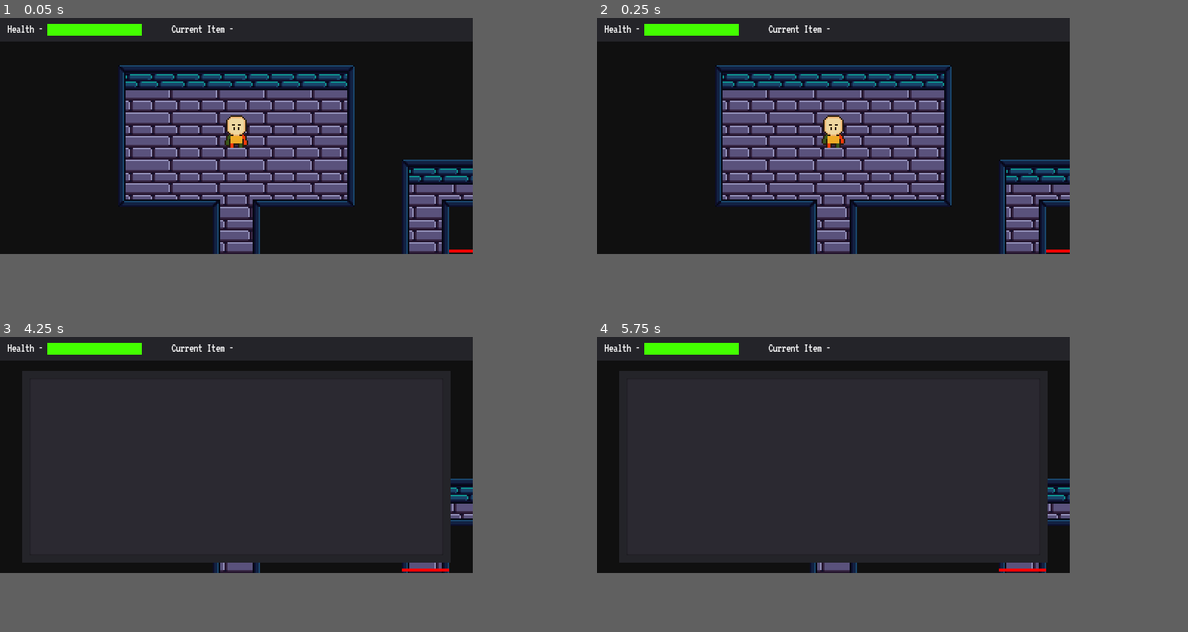
Above: before the commit, frames 1-4 (two rows, left to right).
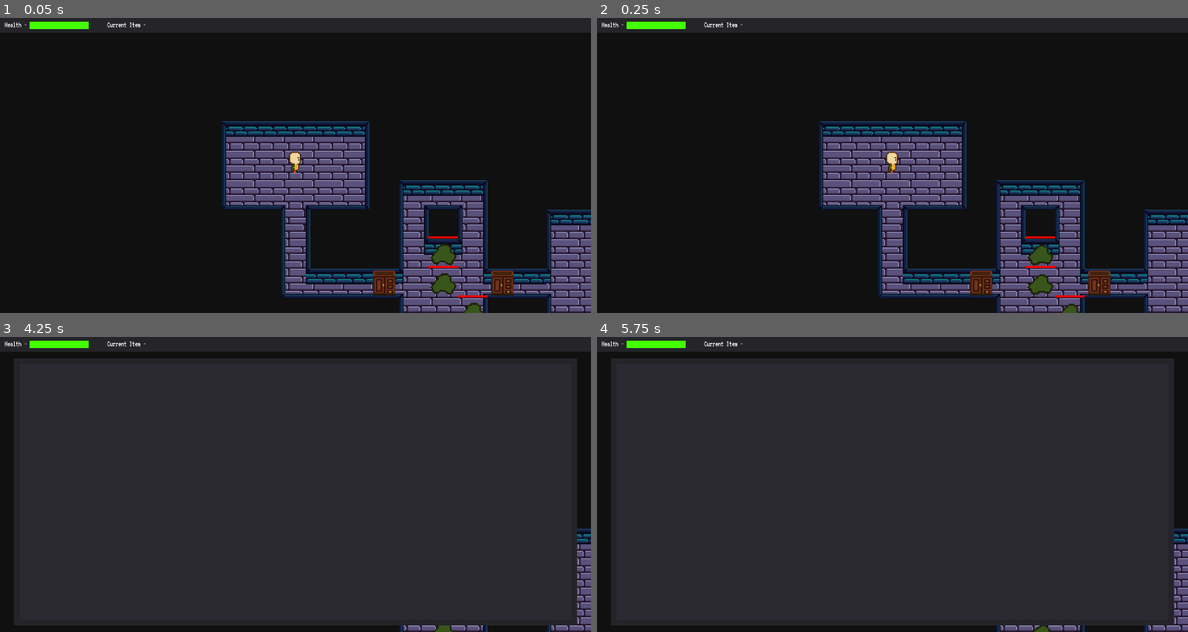
Above: after the commit, the same moments.

Repository: Nairu/CGJ-2019
Game: Godot game, scene res://Scenes/Level1.tscn
Same seed, same stepped clock (60 frames per second), same inputs: the game is played once before the commit and once after it.
Inputs:
- Up to frame 1 (0.05 s): no input
- Up to frame 2 (0.25 s): no input
- Up to frame 3 (4.25 s): hold Right (right) 0.53-1.28 s; tap Space (space) every 0.75 s from 0.6 to 3.6 s; hold Down (down) 1.28-2.03 s; tap Enter at 2 s; hold Right (right) 2.03-2.78 s; hold Up (up) 2.78-3.53 s; hold Left (left) from 3.53 s (still down); tap Escape (esc) at 4.15 s
- Up to frame 4 (5.75 s): tap Space (space) at 4.35, 5, 5.1 s; release Left (left) at 5.03 s; hold Down (down) from 5.03 s (still down)
In our replay, the window is 640x320 before the commit and 800x400 after it. These sizes can differ from the game's own. Grey fills any space a smaller window leaves; there, only what the larger window draws over its background counts as a difference.

The runs differ from the first frame. In frame 1, 35% of the frame differs, in the area x 0-100%, y 0-100%; in frame 2, 35%; in frame 3, 16%; in frame 4, 16%.

Commit message:
Added lever logic to let us set up puzzles etc

Diff:
--- a/CGJ-2019/Enemies/EnemyBookcase.gd
+++ b/CGJ-2019/Enemies/EnemyBookcase.gd
@@ -66,7 +66,8 @@
 	health_bar.rect_size.x = ProjectGlobals.TILE_SIZE * current_health / max_health
 	dead = current_health == 0
 
-	if randf() <= item_drop_chance and potential_item_drops.size() > 0:
+	if dead:
+		if randf() <= item_drop_chance and potential_item_drops.size() > 0:
 			potential_item_drops.shuffle()
 			var item_inst = load(potential_item_drops[0]).instance()
 			item_inst.position = position
--- a/CGJ-2019/FeatureManager.gd
+++ b/CGJ-2019/FeatureManager.gd
@@ -21,7 +21,10 @@
 		data.shuffle()
 
 	for i in ProjectGlobals.FEATURE_TYPE.values():
-		type_map[i] = sprites[data[i]]
+		if i == ProjectGlobals.FEATURE_TYPE.Lever:
+			type_map[i] = load("res://Sprites/lever-up-front.png")
+		else:
+			type_map[i] = sprites[data[i]]
 
 	for feature in get_children():
 		feature.set_sprite(type_map[feature.type])
@@ -33,6 +36,7 @@
 	description_map[ProjectGlobals.FEATURE_TYPE.Chest] = "This squat wooden box contains interesting items..."
 	description_map[ProjectGlobals.FEATURE_TYPE.ChestDrawer] = "This wooden structure contains many hats..."
 	description_map[ProjectGlobals.FEATURE_TYPE.Bookcase] = "This tall wooden object seems to be stacked with books..."
+	description_map[ProjectGlobals.FEATURE_TYPE.Stairs] = "The floor goes upwards here, taking me to another floor..."
 
 func feature_interact(x, y):
 	var feature = get_feature(x, y)
--- /dev/null
+++ b/CGJ-2019/Features/Lever.gd
@@ -0,0 +1,22 @@
+extends "res://Features/Feature.gd"
+
+export(Array) var toggled_items
+export(bool) var down = false
+
+export(Texture) var lever_up
+export(Texture) var lever_down
+
+# Called when the node enters the scene tree for the first time.
+func _ready():
+	$Sprite.texture = lever_down if down else lever_up
+
+func _process(delta):
+	$Sprite.texture = lever_down if down else lever_up
+
+func interact():
+	down = !down
+	for item in toggled_items:
+		get_node(item).visible = !get_node(item).visible
+
+	$Sprite.texture = lever_down if down else lever_up
+	return ""
--- /dev/null
+++ b/CGJ-2019/Features/Lever.tscn
@@ -0,0 +1,22 @@
+[gd_scene load_steps=5 format=2]
+
+[ext_resource path="res://Features/Lever.gd" type="Script" id=1]
+[ext_resource path="res://Sprites/lever-up-front.png" type="Texture" id=2]
+[ext_resource path="res://Sprites/lever-down-front.png" type="Texture" id=3]
+
+[sub_resource type="RectangleShape2D" id=1]
+extents = Vector2( 16, 16 )
+
+[node name="Lever" type="KinematicBody2D"]
+script = ExtResource( 1 )
+type = 6
+lever_up = ExtResource( 2 )
+lever_down = ExtResource( 3 )
+
+[node name="Sprite" type="Sprite" parent="."]
+texture = ExtResource( 2 )
+centered = false
+
+[node name="CollisionShape2D" type="CollisionShape2D" parent="."]
+position = Vector2( 16, 16 )
+shape = SubResource( 1 )
--- /dev/null
+++ b/CGJ-2019/Features/Stairs.tscn
@@ -0,0 +1,19 @@
+[gd_scene load_steps=4 format=2]
+
+[ext_resource path="res://LevelTransition.gd" type="Script" id=1]
+[ext_resource path="res://Sprites/stairs-side-1.png" type="Texture" id=2]
+
+[sub_resource type="RectangleShape2D" id=1]
+extents = Vector2( 16, 16 )
+
+[node name="Stairs" type="KinematicBody2D"]
+script = ExtResource( 1 )
+type = 5
+
+[node name="Sprite" type="Sprite" parent="."]
+texture = ExtResource( 2 )
+centered = false
+
+[node name="CollisionShape2D" type="CollisionShape2D" parent="."]
+position = Vector2( 16, 16 )
+shape = SubResource( 1 )
--- a/CGJ-2019/GameLoop.gd
+++ b/CGJ-2019/GameLoop.gd
@@ -64,7 +64,7 @@
 	var tile_space = tile_coord(x, y)
 	var item_list = items.get_items(x, y)
 	if item_list and item_list.size() > 0:
-		item_list.clear_items(x, y)
+		items.clear_items(x, y)
 	return item_list
 
 func feature_interact(x, y):
--- a/CGJ-2019/Globals/ProjectGlobals.gd
+++ b/CGJ-2019/Globals/ProjectGlobals.gd
@@ -2,6 +2,6 @@
 class_name ProjectGlobals
 
 const TILE_SIZE = 32
-enum FEATURE_TYPE {Door, Wardrobe, Chest, ChestDrawer, Bookcase}
+enum FEATURE_TYPE {Door, Wardrobe, Chest, ChestDrawer, Bookcase, Stairs, Lever}
 enum ITEM_TYPE {Key, Potion}
 enum CARDINALITY {North,East,South,West}
--- a/CGJ-2019/Item.gd
+++ b/CGJ-2019/Item.gd
@@ -15,6 +15,7 @@
 
 func set_sprite(sprite):
 	$Sprite.texture = sprite
+	$Sprite.position += Vector2(rand_range(-3, 4), rand_range(-3, 4))
 	icon = sprite
 
 func use_item(player, game_world):
--- a/CGJ-2019/ItemManager.gd
+++ b/CGJ-2019/ItemManager.gd
@@ -28,13 +28,17 @@
 func get_items(x, y):
 	var items = []
 	if items_exists(x,y):
+		print ("Item at " + str(Vector2(x,y)))
 		for item in item_list[Vector2(x,y)]:
 			var cur_item = item.duplicate()
 			cur_item.tile = item.tile
 			cur_item.icon = item.icon
-			items.append(item)
-	return null
+			items.append(cur_item)
+	return items
 
 func clear_items(x, y):
+	var removed_items = []
 	if items_exists(x,y):
-		item_list[Vector2(x,y)].front().queue_free()
+		for i in item_list[Vector2(x,y)]:
+			i.queue_free()
+		item_list[Vector2(x,y)].clear()
--- /dev/null
+++ b/CGJ-2019/LevelTransition.gd
@@ -0,0 +1,12 @@
+extends "res://Features/Feature.gd"
+
+export(PackedScene) var next_level
+export(bool) var flip
+
+# Called when the node enters the scene tree for the first time.
+func _ready():
+	$Sprite.flip_h = flip
+
+func interact():
+	# Go to the next level!
+	get_tree().change_scene_to(next_level)
--- a/CGJ-2019/Player/Player.gd
+++ b/CGJ-2019/Player/Player.gd
@@ -123,9 +123,10 @@
 	if game_world.get_tile(target_position.x, target_position.y) != -1:
 		tile = target_position / ProjectGlobals.TILE_SIZE
 		# check to see if we get an item from that tile too.
-		var item = game_world.get_item(tile.x, tile.y)
-		if item:
-			ui.add_item(item)
+		var items = game_world.get_item(tile.x, tile.y)
+		if items and items.size() > 0:
+			for item in items:
+				ui.add_item(item)
 
 		tween.interpolate_property(self, "position", position, target_position, 0.35, Tween.TRANS_LINEAR, Tween.EASE_IN_OUT)
 		tween.start()
--- a/CGJ-2019/Player/Player.tscn
+++ b/CGJ-2019/Player/Player.tscn
@@ -7,23 +7,6 @@
 [ext_resource path="res://Themes/DefaultFont.tres" type="DynamicFont" id=5]
 
 [sub_resource type="Animation" id=1]
-resource_name = "idle-down"
-length = 0.7
-loop = true
-tracks/0/type = "value"
-tracks/0/path = NodePath(".:frame")
-tracks/0/interp = 1
-tracks/0/loop_wrap = true
-tracks/0/imported = false
-tracks/0/enabled = true
-tracks/0/keys = {
-"times": PoolRealArray( 0, 0.2, 0.4, 0.6 ),
-"transitions": PoolRealArray( 1, 1, 1, 1 ),
-"update": 1,
-"values": [ 0, 1, 2, 2 ]
-}
-
-[sub_resource type="Animation" id=7]
 resource_name = "idle-left"
 length = 0.7
 tracks/0/type = "value"
@@ -71,8 +54,7 @@
 "values": [ 12, 13, 14, 15 ]
 }
 
-[sub_resource type="Animation" id=3]
-resource_name = "move-down"
+[sub_resource type="Animation" id=4]
 length = 0.35
 loop = true
 step = 0.05
@@ -89,8 +71,7 @@
 "values": [ 26, 27, 28, 27 ]
 }
 
-[sub_resource type="Animation" id=4]
-resource_name = "move-left"
+[sub_resource type="Animation" id=5]
 length = 0.35
 loop = true
 tracks/0/type = "value"
@@ -106,8 +87,7 @@
 "values": [ 32, 33, 34, 32 ]
 }
 
-[sub_resource type="Animation" id=5]
-resource_name = "move-right"
+[sub_resource type="Animation" id=6]
 length = 0.35
 loop = true
 tracks/0/type = "value"
@@ -123,8 +103,7 @@
 "values": [ 44, 45, 46, 45, 40 ]
 }
 
-[sub_resource type="Animation" id=6]
-resource_name = "move-up"
+[sub_resource type="Animation" id=7]
 length = 0.35
 loop = true
 tracks/0/type = "value"
@@ -156,14 +135,13 @@
 frame = 21
 
 [node name="AnimationPlayer" type="AnimationPlayer" parent="Sprite"]
-anims/idle-down = SubResource( 1 )
-anims/idle-left = SubResource( 7 )
-anims/idle-right = SubResource( 8 )
-anims/idle-up = SubResource( 9 )
-anims/move-down = SubResource( 3 )
-anims/move-left = SubResource( 4 )
-anims/move-right = SubResource( 5 )
-anims/move-up = SubResource( 6 )
+anims/idle-left = SubResource( 1 )
+anims/idle-right = SubResource( 2 )
+anims/idle-up = SubResource( 3 )
+anims/move-down = SubResource( 4 )
+anims/move-left = SubResource( 5 )
+anims/move-right = SubResource( 6 )
+anims/move-up = SubResource( 7 )
 
 [node name="Camera2D" type="Camera2D" parent="Sprite"]
 position = Vector2( 16, 16 )
--- a/CGJ-2019/Scenes/Level1.tscn
+++ b/CGJ-2019/Scenes/Level1.tscn
@@ -10,15 +10,18 @@
 [ext_resource path="res://Sprites/chest-of-drawers-front.png" type="Texture" id=8]
 [ext_resource path="res://Sprites/wardrobe-front.png" type="Texture" id=9]
 [ext_resource path="res://Sprites/door-front.png" type="Texture" id=10]
-[ext_resource path="res://Features/Door.tscn" type="PackedScene" id=11]
-[ext_resource path="res://ItemManager.gd" type="Script" id=12]
-[ext_resource path="res://EnemyManager.gd" type="Script" id=13]
-[ext_resource path="res://Enemies/Enemy.tscn" type="PackedScene" id=14]
-[ext_resource path="res://Enemies/EnemyBookcase.tscn" type="PackedScene" id=15]
-[ext_resource path="res://UI/UI.tscn" type="PackedScene" id=16]
-[ext_resource path="res://Themes/Themes.tres" type="Theme" id=17]
-[ext_resource path="res://Themes/DefaultFont.tres" type="DynamicFont" id=18]
-[ext_resource path="res://Audio/Music/The_Liar_Wizzard_OG_1.ogg" type="AudioStream" id=19]
+[ext_resource path="res://Sprites/stairs-side-1.png" type="Texture" id=11]
+[ext_resource path="res://Features/Door.tscn" type="PackedScene" id=12]
+[ext_resource path="res://Features/Stairs.tscn" type="PackedScene" id=13]
+[ext_resource path="res://Scenes/Level2.tscn" type="PackedScene" id=14]
+[ext_resource path="res://ItemManager.gd" type="Script" id=15]
+[ext_resource path="res://EnemyManager.gd" type="Script" id=16]
+[ext_resource path="res://Enemies/Enemy.tscn" type="PackedScene" id=17]
+[ext_resource path="res://Enemies/EnemyBookcase.tscn" type="PackedScene" id=18]
+[ext_resource path="res://UI/UI.tscn" type="PackedScene" id=19]
+[ext_resource path="res://Themes/Themes.tres" type="Theme" id=20]
+[ext_resource path="res://Themes/DefaultFont.tres" type="DynamicFont" id=21]
+[ext_resource path="res://Audio/Music/The_Liar_Wizzard_OG_1.ogg" type="AudioStream" id=22]
 
 [node name="GameScene" type="Node2D"]
 script = ExtResource( 1 )
@@ -27,7 +30,7 @@
 tile_set = ExtResource( 2 )
 cell_size = Vector2( 32, 32 )
 format = 1
-tile_data = PoolIntArray( -2, 0, 0, -1, 0, 1, -65536, 0, 1,  …(906 unchanged characters)… , 196612, 262161, 0, 327684, 262162, 0, 327684, 262163, 0, 196613, 327684, 0, 524288, 327685, 0, 131073, 327686, 0, 720897, 327689, 0, 65536, 327690, 0, 65537, 327691, 0, 65537, 327692, 0, 65537, 327693, 0, 65537, 327694, 0, 65537, 327695, 0, 65538, 327699, 0, 262147, 393220, 0, 262147, 393222, 0, 262149, 393225, 0, 65536, 393226, 0, 65537, 393227, 0, 65537, 393228, 0, 65537, 393229, 0, 65537, 393230, 0, 65537, 393231, 0, 65538, 393234, 0, 0, 393235, 0, 262145, 393236, 0, 2, 458756, 0, 327683, 458757, 0, 327684, 458758, 0, 327685, 458761, 0, 131072, 458762, 0, 131073, 458763, 0, 131073, 458764, 0, 131073, 458765, 0, 131073, 458766, 0, 131073, 458767, 0, 131074, 458770, 0, 65536, 458771, 0, 65537, 458772, 0, 65538, 524306, 0, 131072, 524307, 0, 131073, 524308, 0, 131074 )
+tile_data = PoolIntArray( -2, 0, 0, -1, 0, 1, -65536, 0, 1,  …(906 unchanged characters)… , 196612, 262161, 0, 327684, 262162, 0, 196612, 262163, 0, 196612, 262164, 0, 393219, 327684, 0, 524288, 327685, 0, 131073, 327686, 0, 720897, 327689, 0, 65536, 327690, 0, 65537, 327691, 0, 65537, 327692, 0, 65537, 327693, 0, 65537, 327694, 0, 65537, 327695, 0, 65538, 393220, 0, 262147, 393222, 0, 262149, 393225, 0, 65536, 393226, 0, 65537, 393227, 0, 65537, 393228, 0, 65537, 393229, 0, 65537, 393230, 0, 65537, 393231, 0, 65538, 458756, 0, 327683, 458757, 0, 327684, 458758, 0, 327685, 458761, 0, 131072, 458762, 0, 131073, 458763, 0, 131073, 458764, 0, 131073, 458765, 0, 131073, 458766, 0, 131073, 458767, 0, 131074 )
 script = ExtResource( 3 )
 
 [node name="Player" parent="." instance=ExtResource( 4 )]
@@ -35,54 +38,58 @@
 
 [node name="Features" type="Node2D" parent="."]
 script = ExtResource( 5 )
-sprites = [ ExtResource( 6 ), ExtResource( 7 ), ExtResource( 8 ), ExtResource( 9 ), ExtResource( 10 ) ]
+sprites = [ ExtResource( 6 ), ExtResource( 7 ), ExtResource( 8 ), ExtResource( 9 ), ExtResource( 10 ), ExtResource( 11 ) ]
 
-[node name="DoorStuck" parent="Features" instance=ExtResource( 11 )]
+[node name="DoorStuck" parent="Features" instance=ExtResource( 12 )]
 position = Vector2( 224, 128 )
 locked = true
 
-[node name="DoorLocked" parent="Features" instance=ExtResource( 11 )]
+[node name="DoorLocked" parent="Features" instance=ExtResource( 12 )]
 position = Vector2( 512, 128 )
 locked = true
 
-[node name="DoorOpen" parent="Features" instance=ExtResource( 11 )]
+[node name="DoorOpen" parent="Features" instance=ExtResource( 12 )]
 position = Vector2( 96, 128 )
 
+[node name="Stairs" parent="Features" instance=ExtResource( 13 )]
+position = Vector2( 640, 128 )
+next_level = ExtResource( 14 )
+flip = true
+
 [node name="Items" type="Node2D" parent="."]
-script = ExtResource( 12 )
+script = ExtResource( 15 )
 
 [node name="Enemies" type="Node2D" parent="."]
-script = ExtResource( 13 )
+script = ExtResource( 16 )
 
-[node name="Enemy" parent="Enemies" instance=ExtResource( 14 )]
+[node name="Enemy" parent="Enemies" instance=ExtResource( 17 )]
 position = Vector2( 160, 128 )
 
-[node name="Enemy2" parent="Enemies" instance=ExtResource( 14 )]
+[node name="Enemy2" parent="Enemies" instance=ExtResource( 17 )]
 position = Vector2( 160, 96 )
 potential_item_drops = [ "res://Items/Potion.tscn" ]
-item_drop_chance = 1.0
 
-[node name="Enemy3" parent="Enemies" instance=ExtResource( 14 )]
+[node name="Enemy3" parent="Enemies" instance=ExtResource( 17 )]
 position = Vector2( 192, 160 )
 potential_item_drops = [ "res://Items/Key.tscn" ]
 item_drop_chance = 1.0
 
-[node name="Enemy4" parent="Enemies" instance=ExtResource( 15 )]
+[node name="Enemy4" parent="Enemies" instance=ExtResource( 18 )]
 position = Vector2( 352, 128 )
 potential_item_drops = [ "res://Items/Potion.tscn" ]
 
-[node name="Enemy5" parent="Enemies" instance=ExtResource( 15 )]
+[node name="Enemy5" parent="Enemies" instance=ExtResource( 18 )]
 position = Vector2( 352, 96 )
 potential_item_drops = [ "res://Items/Potion.tscn" ]
 
-[node name="Enemy6" parent="Enemies" instance=ExtResource( 15 )]
+[node name="Enemy6" parent="Enemies" instance=ExtResource( 18 )]
 position = Vector2( 416, 192 )
 potential_item_drops = [ "res://Items/Key.tscn" ]
 item_drop_chance = 1.0
 
 [node name="CanvasLayer" type="CanvasLayer" parent="."]
 
-[node name="UI" parent="CanvasLayer" instance=ExtResource( 16 )]
+[node name="UI" parent="CanvasLayer" instance=ExtResource( 19 )]
 visible = false
 
 [node name="GameOver" type="ColorRect" parent="CanvasLayer"]
@@ -95,13 +102,12 @@
 [node name="Label" type="Label" parent="CanvasLayer/GameOver"]
 anchor_right = 1.0
 anchor_bottom = 1.0
-theme = ExtResource( 17 )
-custom_fonts/font = ExtResource( 18 )
+theme = ExtResource( 20 )
+custom_fonts/font = ExtResource( 21 )
 text = "YOU DIED"
 align = 1
 valign = 1
 
 [node name="Song" type="AudioStreamPlayer" parent="."]
-stream = ExtResource( 19 )
-pitch_scale = 1.5
+stream = ExtResource( 22 )
 autoplay = true
--- a/CGJ-2019/Scenes/Level2.tscn
+++ b/CGJ-2019/Scenes/Level2.tscn
@@ -10,15 +10,16 @@
 [ext_resource path="res://Sprites/chest-of-drawers-front.png" type="Texture" id=8]
 [ext_resource path="res://Sprites/wardrobe-front.png" type="Texture" id=9]
 [ext_resource path="res://Sprites/door-front.png" type="Texture" id=10]
-[ext_resource path="res://Features/Door.tscn" type="PackedScene" id=11]
-[ext_resource path="res://ItemManager.gd" type="Script" id=12]
-[ext_resource path="res://EnemyManager.gd" type="Script" id=13]
-[ext_resource path="res://Enemies/Enemy.tscn" type="PackedScene" id=14]
-[ext_resource path="res://Enemies/EnemyBookcase.tscn" type="PackedScene" id=15]
-[ext_resource path="res://UI/UI.tscn" type="PackedScene" id=16]
-[ext_resource path="res://Themes/Themes.tres" type="Theme" id=17]
-[ext_resource path="res://Themes/DefaultFont.tres" type="DynamicFont" id=18]
-[ext_resource path="res://Audio/Music/The_Liar_Wizzard_OG_1.ogg" type="AudioStream" id=19]
+[ext_resource path="res://Sprites/stairs-side-1.png" type="Texture" id=11]
+[ext_resource path="res://Features/Door.tscn" type="PackedScene" id=12]
+[ext_resource path="res://ItemManager.gd" type="Script" id=13]
+[ext_resource path="res://EnemyManager.gd" type="Script" id=14]
+[ext_resource path="res://Enemies/Enemy.tscn" type="PackedScene" id=15]
+[ext_resource path="res://Enemies/EnemyBookcase.tscn" type="PackedScene" id=16]
+[ext_resource path="res://UI/UI.tscn" type="PackedScene" id=17]
+[ext_resource path="res://Themes/Themes.tres" type="Theme" id=18]
+[ext_resource path="res://Themes/DefaultFont.tres" type="DynamicFont" id=19]
+[ext_resource path="res://Audio/Music/The_Liar_Wizzard_OG_1.ogg" type="AudioStream" id=20]
 
 [node name="GameScene" type="Node2D"]
 script = ExtResource( 1 )
@@ -36,76 +37,76 @@
 [node name="Features" type="Node2D" parent="."]
 editor/display_folded = true
 script = ExtResource( 5 )
-sprites = [ ExtResource( 6 ), ExtResource( 7 ), ExtResource( 8 ), ExtResource( 9 ), ExtResource( 10 ) ]
+sprites = [ ExtResource( 6 ), ExtResource( 7 ), ExtResource( 8 ), ExtResource( 9 ), ExtResource( 10 ), ExtResource( 11 ) ]
 
-[node name="DoorLocked" parent="Features" instance=ExtResource( 11 )]
+[node name="DoorLocked" parent="Features" instance=ExtResource( 12 )]
 position = Vector2( 0, -128 )
 locked = true
 
-[node name="DoorJammedLeft" parent="Features" instance=ExtResource( 11 )]
+[node name="DoorJammedLeft" parent="Features" instance=ExtResource( 12 )]
 position = Vector2( -64, 0 )
 stuck = true
 
-[node name="DoorJammedRight" parent="Features" instance=ExtResource( 11 )]
+[node name="DoorJammedRight" parent="Features" instance=ExtResource( 12 )]
 position = Vector2( 64, 0 )
 stuck = true
 
-[node name="DoorLockedSouth" parent="Features" instance=ExtResource( 11 )]
+[node name="DoorLockedSouth" parent="Features" instance=ExtResource( 12 )]
 position = Vector2( 0, 64 )
 locked = true
 
-[node name="DoorLocked2" parent="Features" instance=ExtResource( 11 )]
+[node name="DoorLocked2" parent="Features" instance=ExtResource( 12 )]
 position = Vector2( 0, -96 )
 locked = true
 
-[node name="DoorLocked3" parent="Features" instance=ExtResource( 11 )]
+[node name="DoorLocked3" parent="Features" instance=ExtResource( 12 )]
 position = Vector2( 0, -160 )
 locked = true
 
 [node name="Items" type="Node2D" parent="."]
-script = ExtResource( 12 )
+script = ExtResource( 13 )
 
 [node name="Enemies" type="Node2D" parent="."]
 editor/display_folded = true
-script = ExtResource( 13 )
+script = ExtResource( 14 )
 
-[node name="Splooge1" parent="Enemies" instance=ExtResource( 14 )]
+[node name="Splooge1" parent="Enemies" instance=ExtResource( 15 )]
 position = Vector2( -224, 128 )
 max_health = 3
 damage = 2
 potential_item_drops = [ "res://Items/Potion.tscn" ]
 item_drop_chance = 0.5
 
-[node name="Splooge2" parent="Enemies" instance=ExtResource( 14 )]
+[node name="Splooge2" parent="Enemies" instance=ExtResource( 15 )]
 position = Vector2( 448, 0 )
 max_health = 3
 damage = 2
 potential_item_drops = [ "res://Items/Key.tscn" ]
 item_drop_chance = 1.0
 
-[node name="Splooge3" parent="Enemies" instance=ExtResource( 14 )]
+[node name="Splooge3" parent="Enemies" instance=ExtResource( 15 )]
 position = Vector2( 448, -32 )
 max_health = 3
 damage = 2
 
-[node name="Splooge4" parent="Enemies" instance=ExtResource( 14 )]
+[node name="Splooge4" parent="Enemies" instance=ExtResource( 15 )]
 position = Vector2( 448, 32 )
 max_health = 3
 damage = 2
 
-[node name="Bookcase1" parent="Enemies" instance=ExtResource( 15 )]
+[node name="Bookcase1" parent="Enemies" instance=ExtResource( 16 )]
 position = Vector2( 0, 192 )
 max_health = 15
 potential_item_drops = [ "res://Items/Key.tscn" ]
 item_drop_chance = 1.0
 
-[node name="Bookcase2" parent="Enemies" instance=ExtResource( 15 )]
+[node name="Bookcase2" parent="Enemies" instance=ExtResource( 16 )]
 position = Vector2( 32, 224 )
 max_health = 15
 potential_item_drops = [ "res://Items/Key.tscn" ]
 item_drop_chance = 1.0
 
-[node name="Bookcase3" parent="Enemies" instance=ExtResource( 15 )]
+[node name="Bookcase3" parent="Enemies" instance=ExtResource( 16 )]
 position = Vector2( -32, 224 )
 max_health = 15
 potential_item_drops = [ "res://Items/Key.tscn" ]
--- /dev/null
+++ b/CGJ-2019/Scenes/Level3.tscn
@@ -0,0 +1,97 @@
+[gd_scene load_steps=20 format=2]
+
+[ext_resource path="res://GameLoop.gd" type="Script" id=1]
+[ext_resource path="res://TileSets/BasicTileset.tres" type="TileSet" id=2]
+[ext_resource path="res://NavigationMap.gd" type="Script" id=3]
+[ext_resource path="res://Player/Player.tscn" type="PackedScene" id=4]
+[ext_resource path="res://FeatureManager.gd" type="Script" id=5]
+[ext_resource path="res://Sprites/bookcase-front.png" type="Texture" id=6]
+[ext_resource path="res://Sprites/chest-closed-front.png" type="Texture" id=7]
+[ext_resource path="res://Sprites/chest-of-drawers-front.png" type="Texture" id=8]
+[ext_resource path="res://Sprites/wardrobe-front.png" type="Texture" id=9]
+[ext_resource path="res://Sprites/door-front.png" type="Texture" id=10]
+[ext_resource path="res://Sprites/stairs-side-1.png" type="Texture" id=11]
+[ext_resource path="res://Features/Door.tscn" type="PackedScene" id=12]
+[ext_resource path="res://Features/Lever.tscn" type="PackedScene" id=13]
+[ext_resource path="res://ItemManager.gd" type="Script" id=14]
+[ext_resource path="res://EnemyManager.gd" type="Script" id=15]
+[ext_resource path="res://UI/UI.tscn" type="PackedScene" id=16]
+[ext_resource path="res://Themes/Themes.tres" type="Theme" id=17]
+[ext_resource path="res://Themes/DefaultFont.tres" type="DynamicFont" id=18]
+[ext_resource path="res://Audio/Music/The_Liar_Wizzard_OG_1.ogg" type="AudioStream" id=19]
+
+[node name="GameScene" type="Node2D"]
+script = ExtResource( 1 )
+
+[node name="GameWorld" type="TileMap" parent="."]
+tile_set = ExtResource( 2 )
+cell_size = Vector2( 32, 32 )
+format = 1
+tile_data = PoolIntArray( -131075, 0, 196611, -131074, 0, 327684, -131073, 0, 327684, -196608, 0, 327684, -196607, 0, 196612, -196606, 0, 196612, -196605, 0, 196612, -196604, 0, 327684, -196603, 0, 196612, -196602, 0, 196613, -65539, 0, 262147, -131066, 0, 262149, -3, 0, 655360, -2, 0, 1, -1, 0, 1, -65536, 0, 1, -65535, 0, 1, -65534, 0, 1, -65533, 0, 2, -65530, 0, 262149, 65533, 0, 65536, 65534, 0, 65537, 65535, 0, 65537, 0, 0, 65537, 1, 0, 65537, 2, 0, 65537, 3, 0, 65538, 5, 0, 0, 6, 0, 262145, 7, 0, 2, 131069, 0, 131072, 131070, 0, 131073, 131071, 0, 131073, 65536, 0, 131073, 65537, 0, 131073, 65538, 0, 131073, 65539, 0, 131074, 65541, 0, 65536, 65542, 0, 65537, 65543, 0, 65538, 131077, 0, 131072, 131078, 0, 131073, 131079, 0, 131074 )
+script = ExtResource( 3 )
+
+[node name="Player" parent="." instance=ExtResource( 4 )]
+debug = true
+
+[node name="Features" type="Node2D" parent="."]
+script = ExtResource( 5 )
+sprites = [ ExtResource( 6 ), ExtResource( 7 ), ExtResource( 8 ), ExtResource( 9 ), ExtResource( 10 ), ExtResource( 11 ) ]
+
+[node name="Door1" parent="Features" instance=ExtResource( 12 )]
+position = Vector2( -64, -96 )
+
+[node name="Door2" parent="Features" instance=ExtResource( 12 )]
+position = Vector2( 0, -96 )
+
+[node name="Door3" parent="Features" instance=ExtResource( 12 )]
+position = Vector2( 64, -96 )
+
+[node name="Lever1" parent="Features" instance=ExtResource( 13 )]
+position = Vector2( -64, -32 )
+toggled_items = [ "/root/GameScene/Features/Door1", "/root/GameScene/Features/Door3" ]
+down = true
+
+[node name="Lever2" parent="Features" instance=ExtResource( 13 )]
+position = Vector2( -32, -32 )
+toggled_items = [ "/root/GameScene/Features/Door2", "/root/GameScene/Features/Door3" ]
+
+[node name="Lever3" parent="Features" instance=ExtResource( 13 )]
+position = Vector2( 0, -32 )
+toggled_items = [ "/root/GameScene/Features/Door1", "/root/GameScene/Features/Door2" ]
+down = true
+
+[node name="Lever4" parent="Features" instance=ExtResource( 13 )]
+position = Vector2( 32, -32 )
+toggled_items = [ "/root/GameScene/Features/Door1", "/root/GameScene/Features/Door2", "/root/GameScene/Features/Door3" ]
+down = true
+
+[node name="Items" type="Node2D" parent="."]
+script = ExtResource( 14 )
+
+[node name="Enemies" type="Node2D" parent="."]
+script = ExtResource( 15 )
+
+[node name="CanvasLayer" type="CanvasLayer" parent="."]
+
+[node name="UI" parent="CanvasLayer" instance=ExtResource( 16 )]
+visible = false
+
+[node name="GameOver" type="ColorRect" parent="CanvasLayer"]
+editor/display_folded = true
+visible = false
+anchor_right = 1.0
+anchor_bottom = 1.0
+color = Color( 0, 0, 0, 1 )
+
+[node name="Label" type="Label" parent="CanvasLayer/GameOver"]
+anchor_right = 1.0
+anchor_bottom = 1.0
+theme = ExtResource( 17 )
+custom_fonts/font = ExtResource( 18 )
+text = "YOU DIED"
+align = 1
+valign = 1
+
+[node name="Song" type="AudioStreamPlayer" parent="."]
+stream = ExtResource( 19 )
+autoplay = true
--- a/CGJ-2019/project.godot
+++ b/CGJ-2019/project.godot
@@ -53,8 +53,8 @@
 
 [display]
 
-window/size/width=640
-window/size/height=320
+window/size/width=1280
+window/size/height=640
 window/stretch/mode="viewport"
 
 [importer_defaults]
Not shown: 5 places in CGJ-2019/Player/Player.tscn that only renumber resources
Not shown: 1 places in CGJ-2019/Scenes/Level1.tscn that only renumber resources
Not shown: 3 places in CGJ-2019/Scenes/Level2.tscn that only renumber resources
